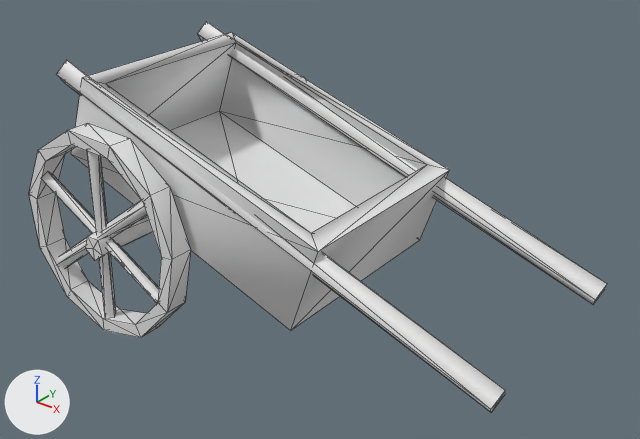
Renders of the COLLADA model binaries/data/mods/public/art/meshes/props/wrld_handcart.dae from each side of a commit.
Camera for both pictures: a camera (50 mm lens) standing at (0.0386, -0.0443, 0.0372) and looking at (0.0029, 0.0004, 0.0095). Arrows for +X, +Y and +Z are at lower left; the lights stay in place. Mesh edges are drawn as thin lines.

Names of what the first picture shows: 'wrld_handcart'.
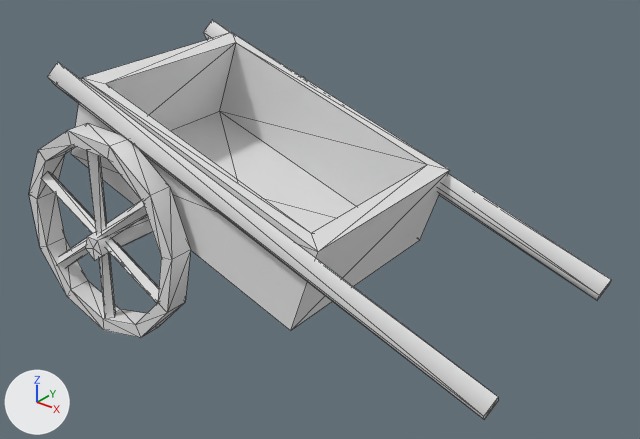
The newer file is also rescaled (x100.0) as a whole; pictures and numbers use the older file's frame.

Edits to the bpy script that builds the scene:
```text
Change me_wrld_handcart_geometry:
    where me_wrld_handcart_geometry.from_pydata(...)  # 185 vertices, 304 faces; spans x -0.0176..0.022, y -0.0103..0.0105, z -0.0001..0.0199
    used by ob_wrld_handcart; location = (0.0, 0.0, 0.0)
    me_wrld_handcart_geometry part 1: the loose piece of 10 vertices spanning x -0.0154..0.0218, y 0.0059..0.0081, z 0.0063..0.0199 is moved by (0.0, 0.0007, 0.0)
    me_wrld_handcart_geometry part 2
    7 vertices are removed from x -0.0152..0.022, y -0.0083..-0.0061, z 0.0062..0.0198
    16 faces are deleted
    7 vertices are added at x -0.0152..0.022, y -0.0091..-0.0077, z 0.0062..0.0198
    16 new faces join them
```

What differs and where, as boxes [x1, y1, x2, y2] in the pictures (640 x 439 px; the box of a moved part takes in the faces that stretch with it):
'wrld_handcart', reshaped: before [29, 21, 607, 413]; after [29, 20, 611, 420]
part 1 of me_wrld_handcart_geometry, moved or reshaped: before [198, 21, 607, 305]; after [203, 20, 611, 301]
part 2 of me_wrld_handcart_geometry, moved or reshaped: before [57, 60, 505, 413]; after [47, 62, 498, 420]
